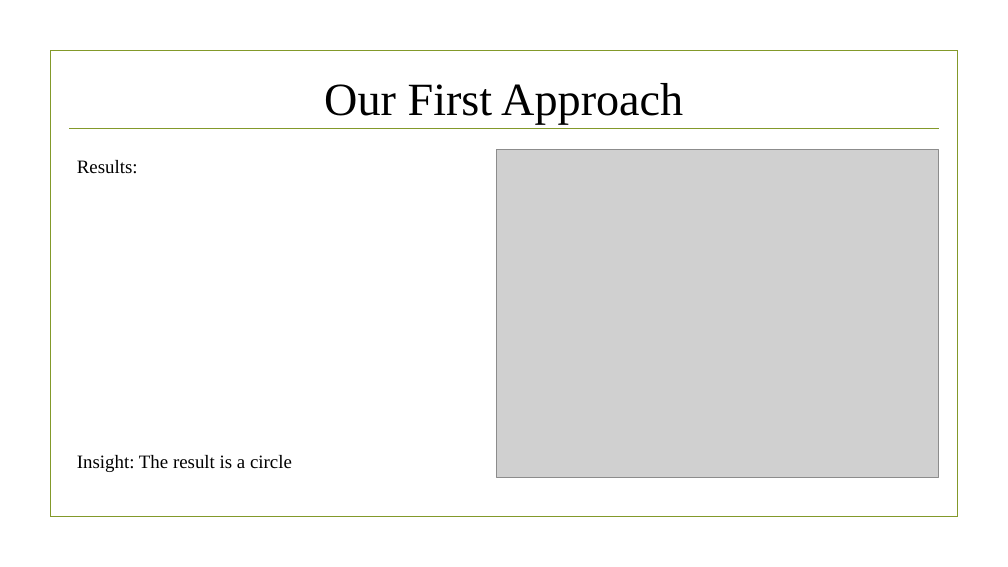
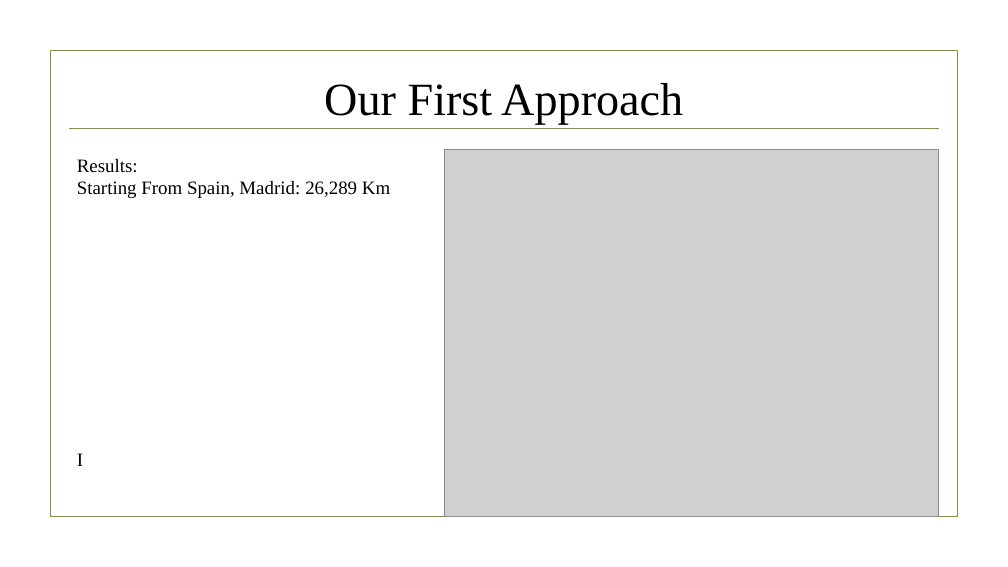
Before and after one commit to lukeclarke12/travellingsalesman, a slide deck: slide 3 of TSP Presentation.pptx. Drawn at 1008x567 pixels with LibreOffice and Linux fonts; fonts in the diff are those of the drawing; grey boxes stand for pictures; background and template pictures are left out. Boxes give left, top, right and bottom in pixels: in the first picture for what was removed or moved away, otherwise in the second. Text is boxed around its words. In the diff, an @@ line names an element or a change of style, - is before the commit and + after.

```diff
--- a/TSP Presentation.pptx
+++ b/TSP Presentation.pptx
@@ picture: place and size @@
-picture at (497, 150, 939, 477)
+picture at (445, 150, 939, 517)
@@ text at (77, 181, 390, 466): text changed @@
-Insight: The result is a circle
+Starting From Spain, Madrid: 26,289 Km
+I
```
Also in this commit, not shown: 2 other slides changed, 1 slide added, 2 other files.
